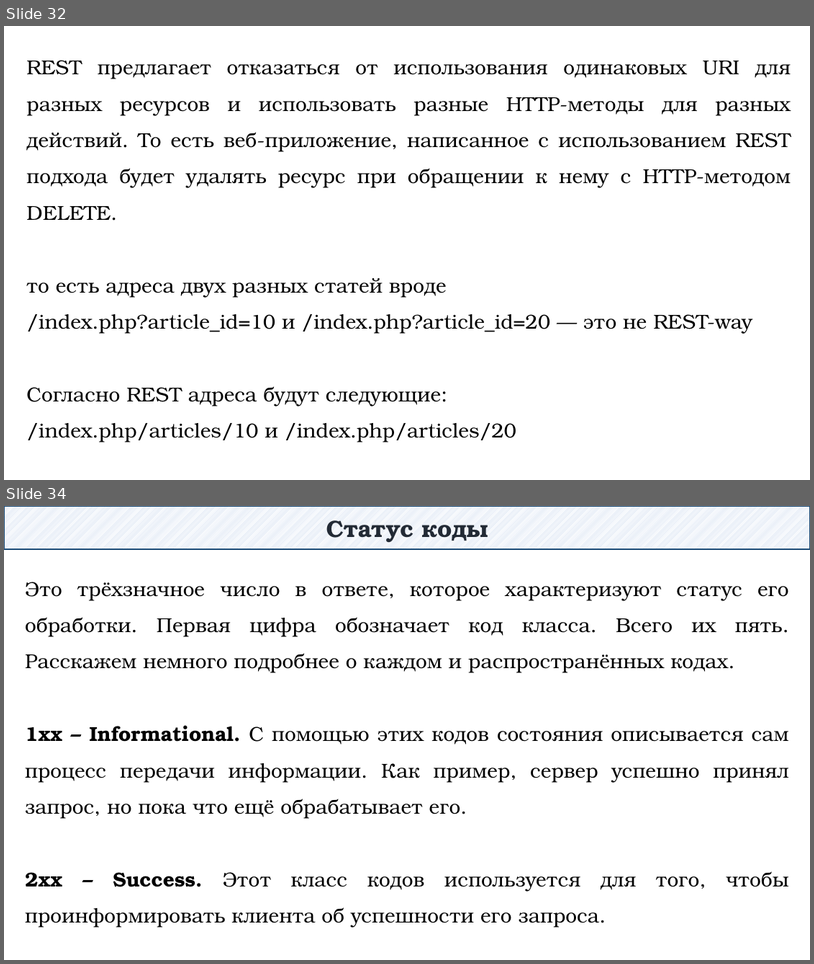
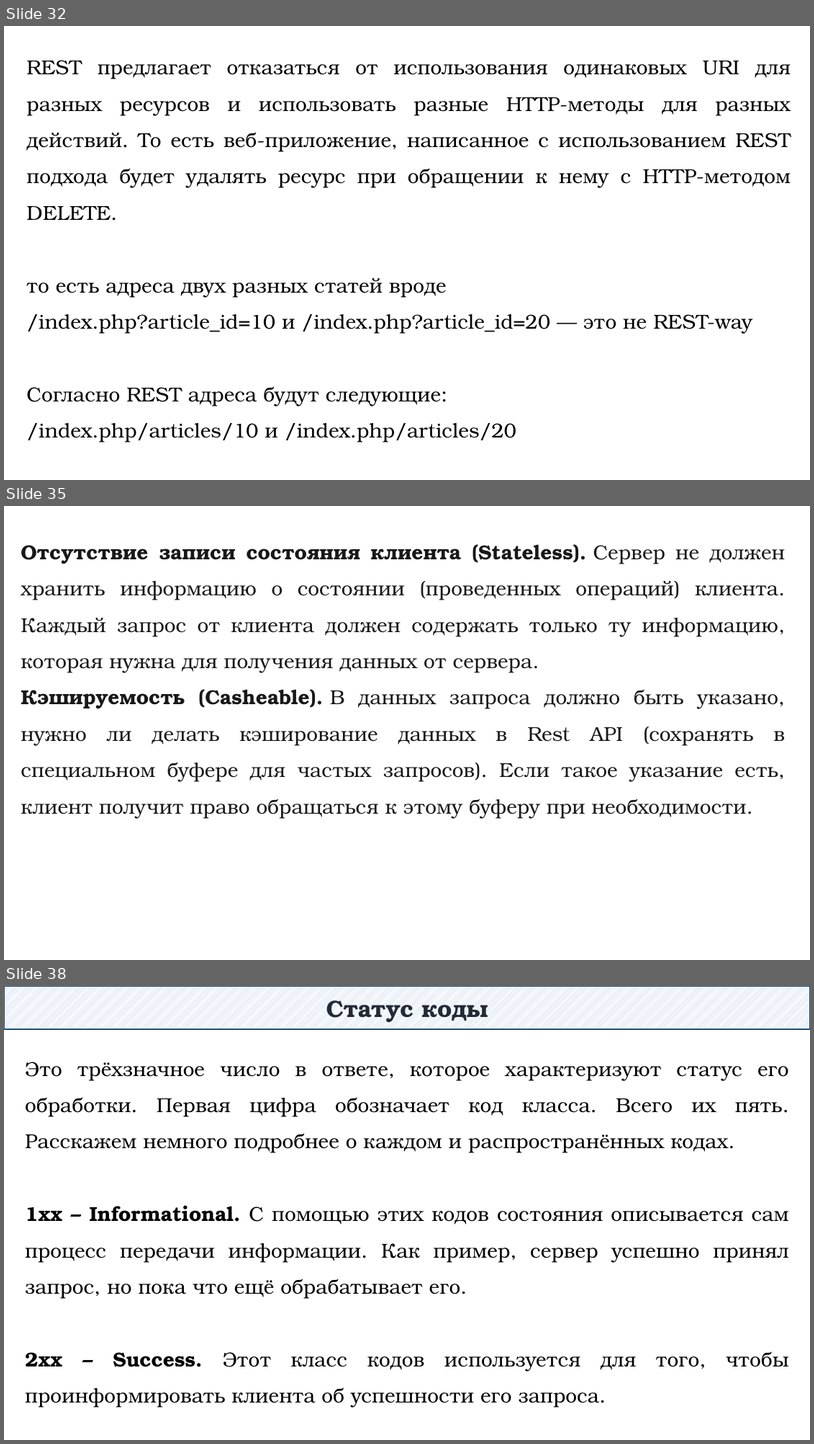
Before and after one commit to DaniilKlyukin/OOP-4, a slide deck: Лекции/ООП 1 лек 3.pptx. Shown one above the other, each under a label of ours: slides 32 and 34 before the commit, slides 32, 35 and 38 after it; the slides between them are not shown. The pictures are 814x964 and 814x1444 pixels, drawn with LibreOffice and Linux fonts; fonts in the diff are those of the drawing. Boxes give left, top, right and bottom in pixels: in the first picture for what was removed or moved away, otherwise in the second. Text is boxed around its words. In the diff, an @@ line names an element or a change of style, - is before the commit and + after.

```diff
--- a/Лекции/ООП 1 лек 3.pptx
+++ b/Лекции/ООП 1 лек 3.pptx
@@ slide 35 added at (x1=4, y1=506, x2=810, y2=960), background #FFFFFF @@
@@ text added at (x1=21, y1=544, x2=785, y2=818), 24 pt, text #181818 @@
+Отсутствие записи состояния клиента (Stateless). Сервер не должен хранить информацию о состоянии (проведенных операций) клиента. Каждый запрос от клиента должен содержать только ту информацию, которая нужна для получения данных от сервера.
+Кэшируемость (Casheable). В данных запроса должно быть указано, нужно ли делать кэширование данных в Rest API (сохранять в специальном буфере для частых запросов). Если такое указание есть, клиент получит право обращаться к этому буферу при необходимости.
@@ what was slide 34 is now slide 38 @@
```
Also in this commit, not shown: 1 slide changed, 3 other slides added, 45 other files.
